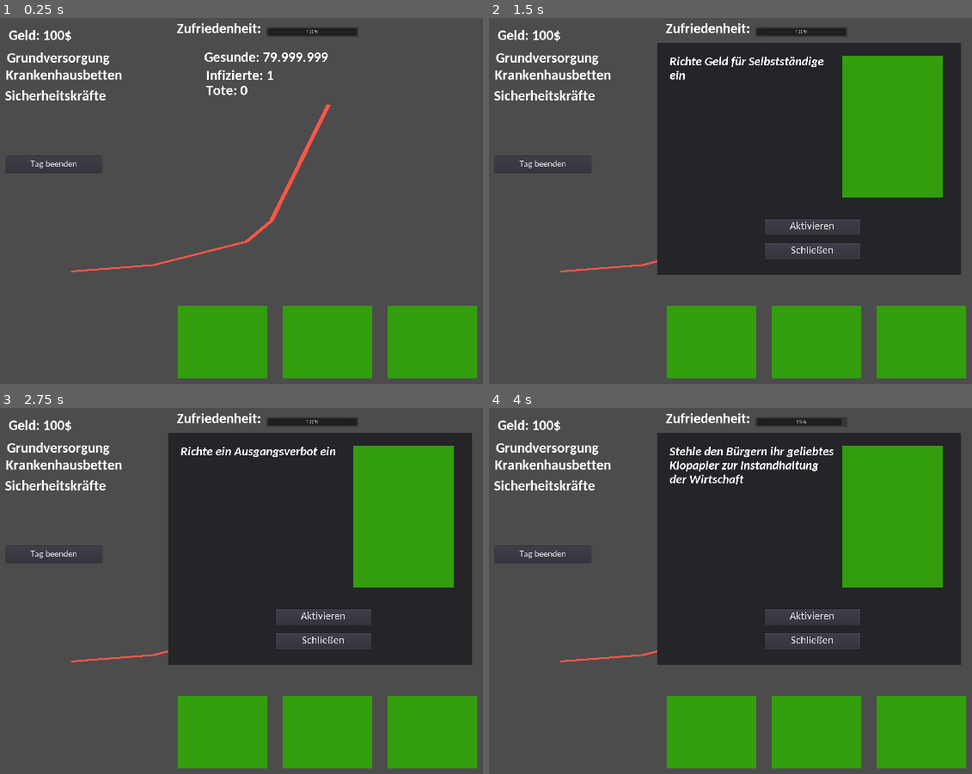
Above: before the commit, frames 1-4 (two rows, left to right).
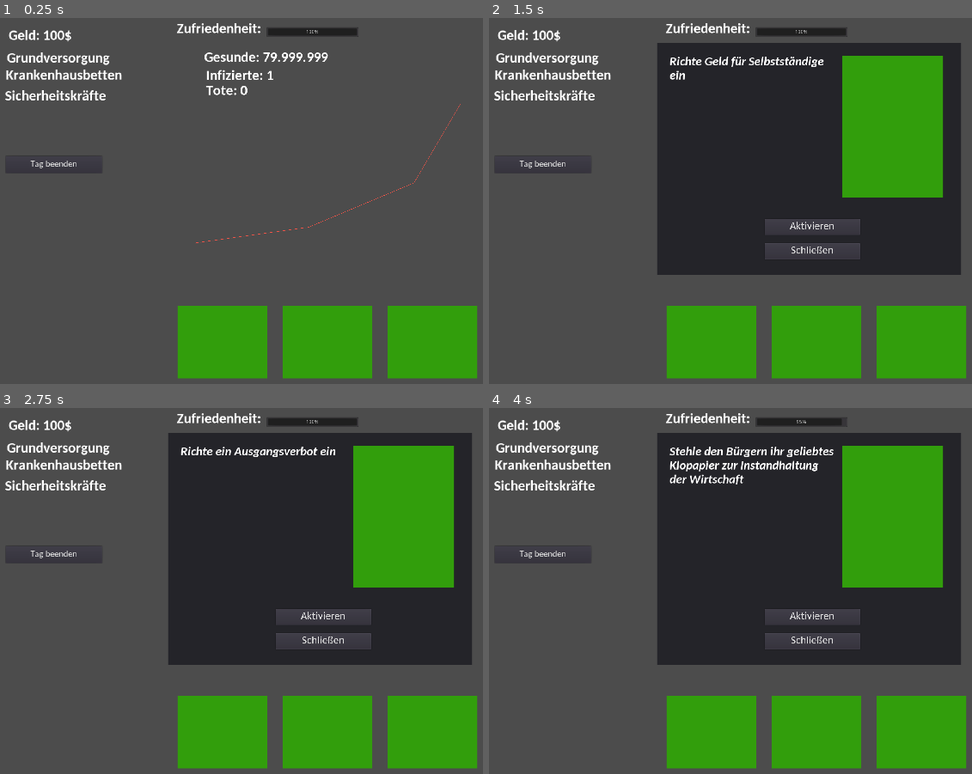
Above: after the commit, the same moments.

Repository: Cards-against-Corona/Cards-against-Corona
Game: Godot game, scene res://Scenes and Scripts/Game.tscn
Same seed, same stepped clock (60 frames per second), same inputs: the game is played once before the commit and once after it.
Inputs (mouse positions are in pixels of both pictures, inside the frame that each line leads up to):
- Up to frame 1 (0.25 s): no input
- Up to frame 2 (1.5 s): click (711, 343) at 0.5 s; click (817, 343) at 1.25 s
- Up to frame 3 (2.75 s): click (434, 733) at 2 s
- Up to frame 4 (4 s): click "Aktivieren" at 2.75 s; click (711, 733) at 3.5 s

The runs differ from the first frame. In frame 1, 0.7% of the frame differs, in the area x 14-96%, y 23-70%; in frame 2, 0.1%; in frame 3, 0.1%; in frame 4, 0.1%.

Commit message:
fixed line graph scaling

Diff:
--- a/Scenes and Scripts/Game.tscn
+++ b/Scenes and Scripts/Game.tscn
@@ -139,10 +139,9 @@
 }
 
 [node name="Line2D" type="Line2D" parent="Control"]
-position = Vector2( 247.132, 741.694 )
-scale = Vector2( 24.1408, 9.6842 )
-points = PoolVector2Array( 29.7604, -48.1293, 23.1322, -14.56, 20.2704, -8.61493, 9.52896, -1.85589, 5.35855, -1.04365, 2.55993, -0.498581, 0, 0 )
-width = 0.5
+position = Vector2( 593.198, 662.117 )
+points = PoolVector2Array( 0, 0, 316.836, -44.0809, 611.084, -168.072, 740.627, -388.296 )
+width = 1.0
 default_color = Color( 1, 0.337255, 0.286275, 1 )
 
 [node name="Karten" parent="." instance=ExtResource( 1 )]
